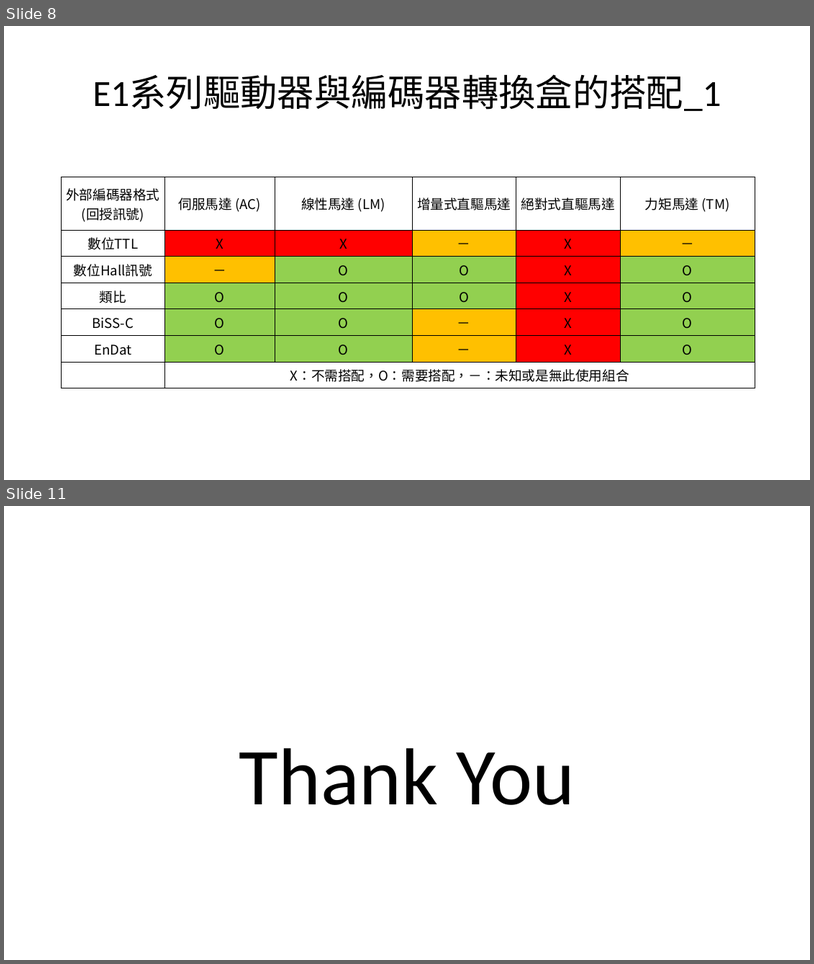
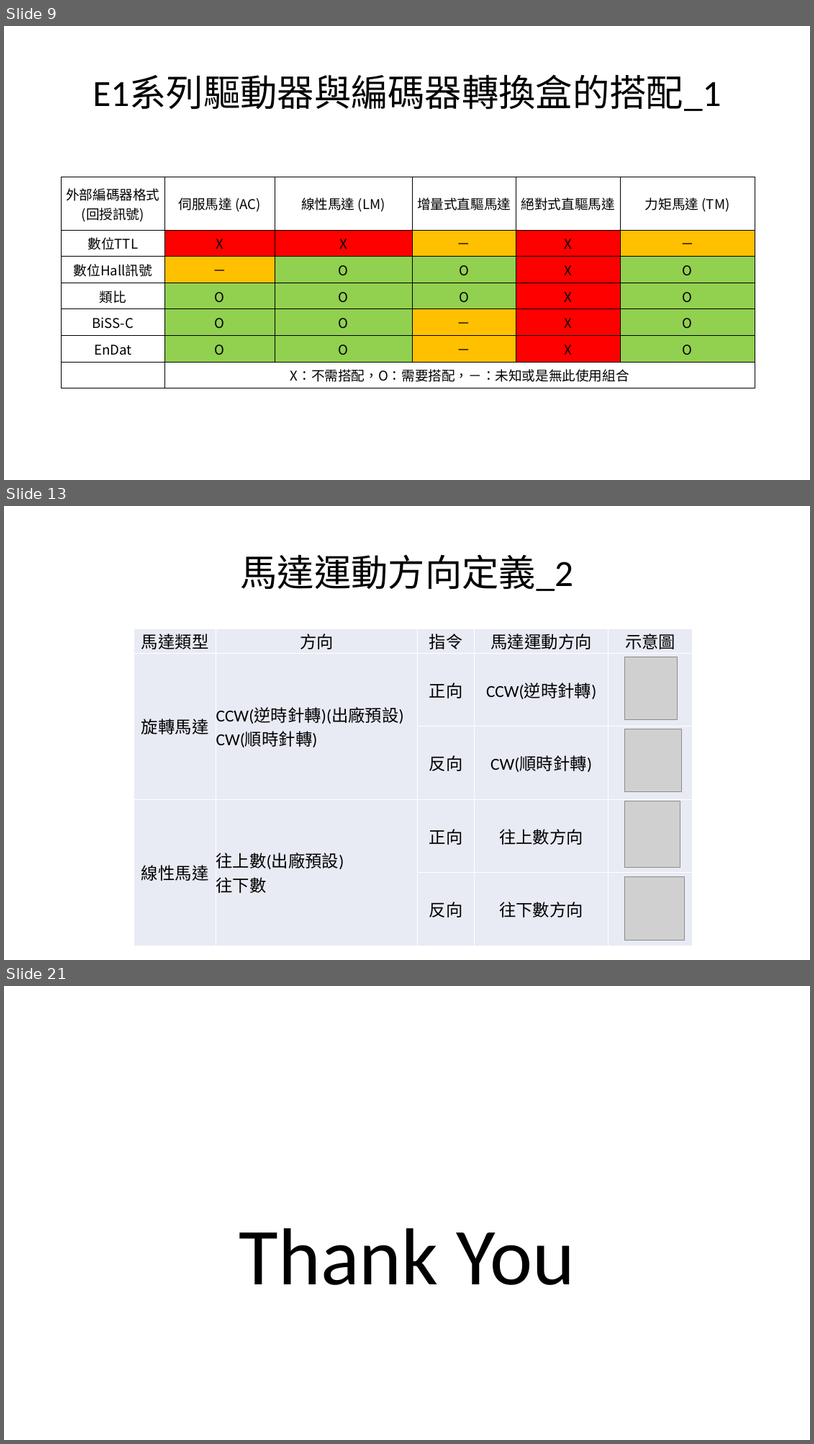
Before and after one commit to handsomeyo-wei/introduce-product-of-controllers-and-drivers, a slide deck: 產品簡介.pptx. Shown one above the other, each under a label of ours: slides 8 and 11 before the commit, slides 9, 13 and 21 after it; the slides between them are not shown. The pictures are 814x964 and 814x1444 pixels, drawn with LibreOffice and Linux fonts; fonts in the diff are those of the drawing; grey boxes stand for pictures. Boxes give left, top, right and bottom in pixels: in the first picture for what was removed or moved away, otherwise in the second. Text is boxed around its words. In the diff, an @@ line names an element or a change of style, - is before the commit and + after.

```diff
--- a/產品簡介.pptx
+++ b/產品簡介.pptx
@@ slide 13 added at box(4, 506, 810, 960), background #FFFFFF @@
@@ title added at box(241, 554, 574, 591), 44 pt, text #000000 @@
+馬達運動方向定義_2
@@ table added at box(134, 629, 692, 943), 5 rows, 5 columns @@
+馬達類型 | 方向 | 指令 | 馬達運動方向 | 示意圖
+旋轉馬達 | CCW(逆時針轉)(出廠預設) CW(順時針轉) | 正向 | CCW(逆時針轉) | 
+ |  | 反向 | CW(順時針轉) | 
+線性馬達 | 往上數(出廠預設) 往下數 | 正向 | 往上數方向 | 
+ |  | 反向 | 往下數方向 | 
@@ picture added at box(625, 656, 677, 720) @@
@@ picture added at box(625, 728, 682, 792) @@
@@ picture added at box(625, 800, 680, 867) @@
@@ picture added at box(625, 877, 684, 940) @@
@@ what was slide 8 is now slide 9 @@
@@ what was slide 11 is now slide 21 @@
```
Also in this commit, not shown: 3 slides changed, 10 other slides added.
